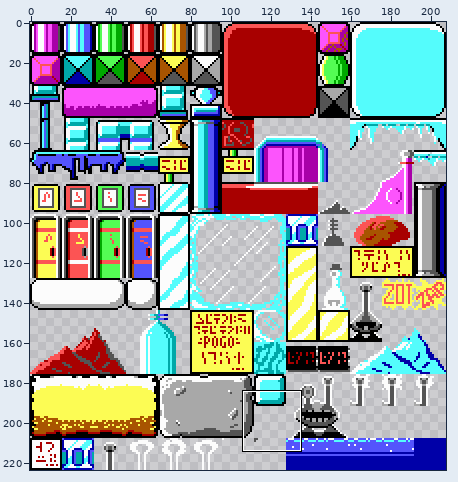
Edited in one commit: sprite sheet (sprites/platforms.png). Above: a wide view before the commit, with the close-up outlined.
Close-up. Before:
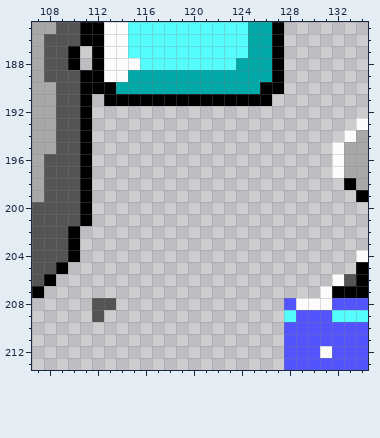
The file is 208x224 pixels. Colours within 5 levels of each other are drawn and written as one. Shown: x 107..134, y 185..213.
Now the later version:
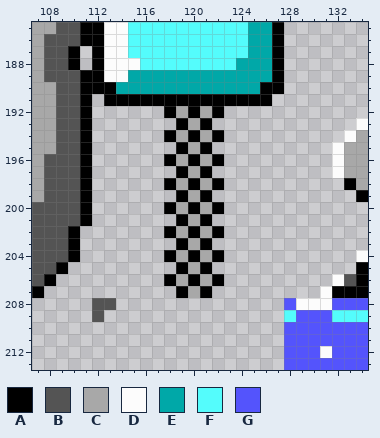
Palette (. is transparent): A #000000  B #545454  C #a8a8a8  D #fcfcfc  E #00a8a8  F #54fcfc  G #5454fc
What changed:
y 192: x 118..122 ..... -> ACACA
y 193: x 119..121 ... -> ACA
y 194: x 118..122 ..... -> ACACA
y 195: x 119..121 ... -> ACA
y 196: x 118..122 ..... -> ACACA
y 197: x 119..121 ... -> ACA
y 198: x 118..122 ..... -> ACACA
y 199: x 119..121 ... -> ACA
y 200: x 118..122 ..... -> ACACA
y 201: x 119..121 ... -> ACA
y 202: x 118..122 ..... -> ACACA
y 203: x 119..121 ... -> ACA
y 204: x 118..122 ..... -> ACACA
y 205: x 119..121 ... -> ACA
y 206: x 118..122 ..... -> ACACA
y 207: x 119..121 ... -> ACA
Boxes around the changes in both close-ups, in picture pixels (x1, y1, x2, y2):
added: (164, 106, 224, 298)
